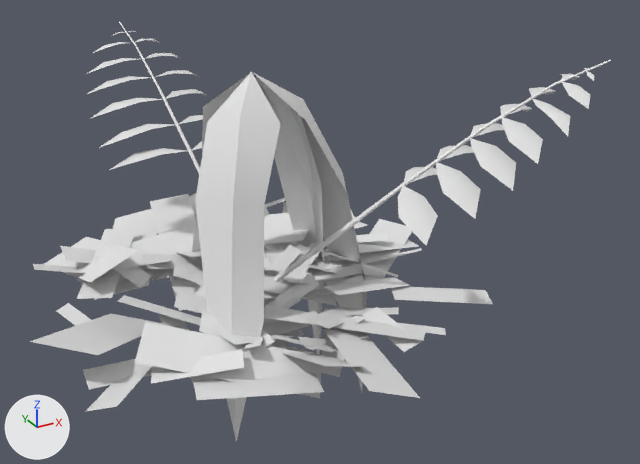
The OBJ model game/assets/models/plants/SM_Plant_CycadShade_Leaf.obj as it was, and as the next commit left it.
Before and after are seen from a camera (50 mm lens) standing at (-1.15, -2.53, 1.47) and looking at (0.23, -0.04, 0.22). Every picture has the same lights, and +X, +Y and +Z are marked at lower left. The older version comes first. Where no turn or scale is listed for an object, it has been applied to the vertices. Vertices at exactly the same position are counted once.

The first picture shows 'SM_Plant_CycadShade_Leaf'.
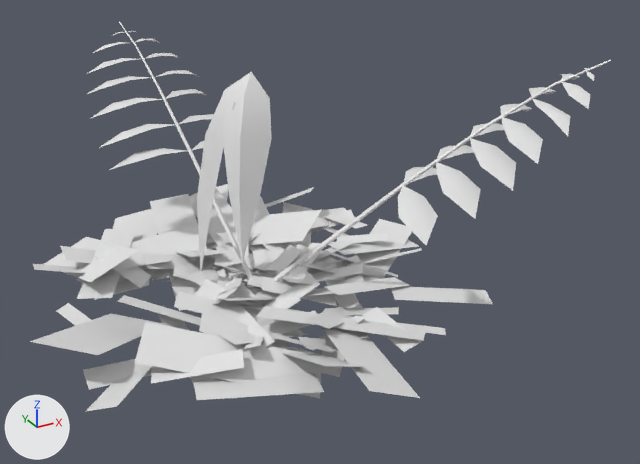
Patch to the scene script:
```diff
--- a/game/assets/models/plants/SM_Plant_CycadShade_Leaf.obj.py
+++ b/game/assets/models/plants/SM_Plant_CycadShade_Leaf.obj.py
@@ me_sm_plant_cycadshade_leaf @@
 # used by ob_sm_plant_cycadshade_leaf; location = (0.0, 0.0, 0.0)
-me_sm_plant_cycadshade_leaf.from_pydata(...)  # 811 vertices, 616 faces; spans x -0.82..0.87, y -0.88..0.99, z -0.51..0.89
+me_sm_plant_cycadshade_leaf.from_pydata(...)  # 791 vertices, 592 faces; spans x -0.82..0.87, y -0.88..0.99, z -0.11..0.89
+# me_sm_plant_cycadshade_leaf part 1
+# 22 vertices are removed from x -0.23..0.41, y -0.29..0.35, z -0.51..0.7
+# 36 faces are deleted
+# 18 vertices move from x -0.26..0.1, y -0.32..0.35, z 0.06..0.71 to x -0.17..0.03, y -0.12..0.15, z 0.36..0.76
+# 2 vertices are added at (-0.11, -0.11, 0.2), (-0.17, 0.11, 0.08)
+# 12 new faces join them
```

What differs and where, as boxes [x1, y1, x2, y2] in the pictures (640 x 464 px):
'SM_Plant_CycadShade_Leaf', reshaped (7% shorter)
    before: [30, 21, 611, 442]
    after: [30, 21, 611, 411]
part 1 of me_sm_plant_cycadshade_leaf, cut back
    before: [192, 72, 367, 442]
    after: [197, 72, 272, 274]
